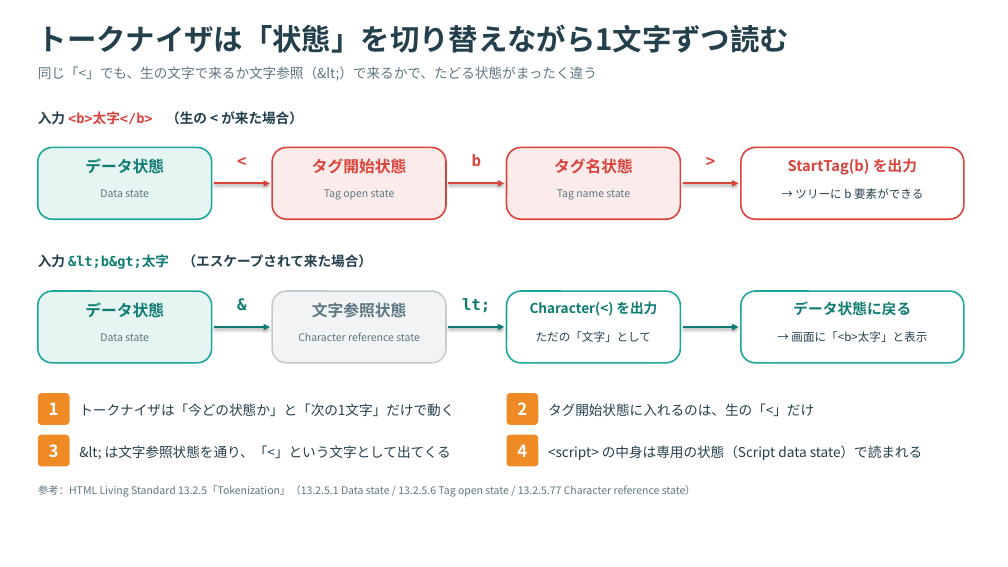
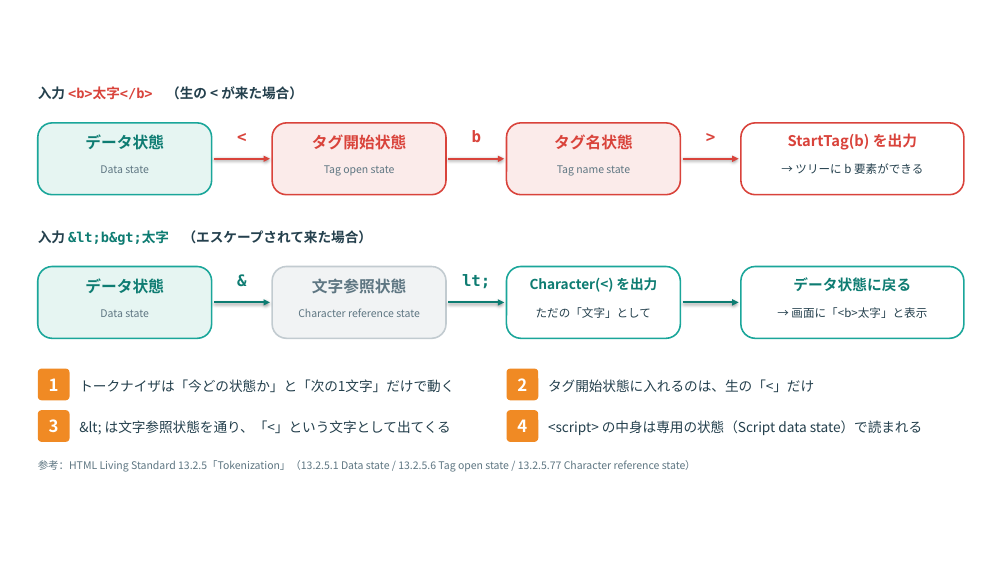
Before and after one commit to nico0748/tech-boosters, a slide deck: slide 2 of deep-dive/drafts/no.1-xss/image/HTMLパーサ図.pptx. Drawn at 1008x567 pixels with LibreOffice and Linux fonts; fonts in the diff are those of the drawing. Boxes give left, top, right and bottom in pixels: in the first picture for what was removed or moved away, otherwise in the second. Text is boxed around its words. In the diff, an @@ line names an element or a change of style, - is before the commit and + after.

```diff
--- a/deep-dive/drafts/no.1-xss/image/HTMLパーサ図.pptx
+++ b/deep-dive/drafts/no.1-xss/image/HTMLパーサ図.pptx
@@ text removed at (x1=38, y1=24, x2=789, y2=53) @@
-トークナイザは「状態」を切り替えながら1文字ずつ読む
@@ text removed at (x1=38, y1=66, x2=597, y2=81) @@
-同じ「<」でも、生の文字で来るか文字参照（&lt;）で来るかで、たどる状態がまったく違う
@@ arrow moved from (683, 183) - (739, 183) to (214, 159) - (270, 159) @@
@@ 28 texts, 12 rounded rectangles moved together from (x1=38, y1=111, x2=964, y2=497) to (x1=38, y1=86, x2=964, y2=472) @@
@@ arrow moved from (683, 327) - (739, 327) to (214, 302) - (270, 302) @@
@@ 4 arrows moved together from (x1=214, y1=183, x2=504, y2=327) to (x1=448, y1=159, x2=739, y2=302) @@
```
Also in this commit, not shown: 1 other slide changed, 1 slide added, 4 other files.
